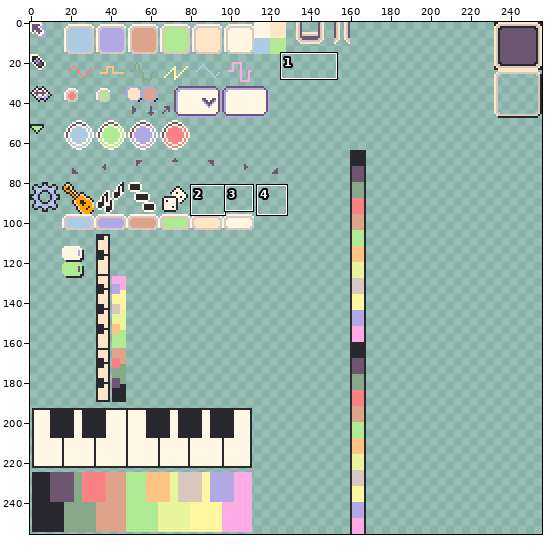
File history of a pixel-art file, tiny-cli/sfx-spritesheet.aseprite. Above: a wide view before the commit, with the close-up outlined.
Close-up. Before the commit:
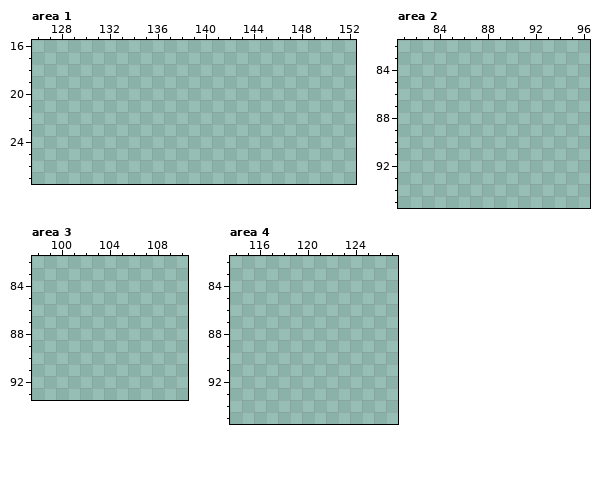
256x256 pixels, 1 frame. Shown: area 1: x 126..152, y 16..27; area 2: x 81..96, y 82..95; area 3: x 98..110, y 82..93; area 4: x 114..127, y 82..95. The commit also changed other parts of the picture, which this record leaves out.
And afterwards:
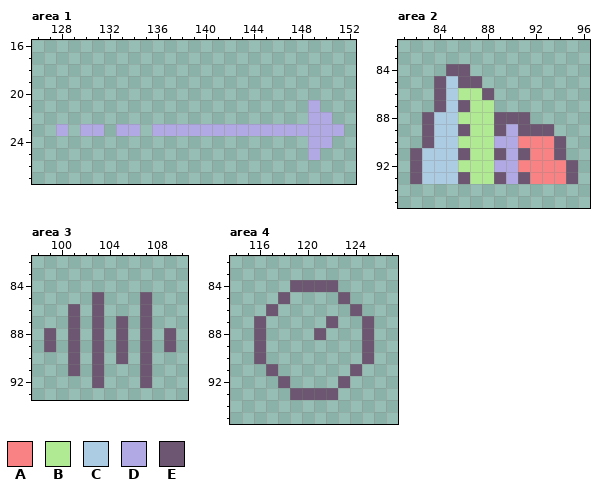
Palette (. is transparent): A #f98284  B #b0eb93  C #accce4  D #b0a9e4  E #6c5671
Change:
{"where": "area 1, layer \"Layer 1\""}
{"y":21,"x":149,"old":".","new":"D"}
{"y":22,"x":149,"old":"..","new":"DD"}
{"y":23,"x":128,"old":".","new":"D"}
{"y":23,"x":130,"old":"..","new":"DD"}
{"y":23,"x":133,"old":"..","new":"DD"}
{"y":23,"x":136,"old":"................","new":"DDDDDDDDDDDDDDDD"}
{"y":24,"x":149,"old":"..","new":"DD"}
{"y":25,"x":149,"old":".","new":"D"}
{"where": "area 2, layer \"Layer 1\""}
{"y":84,"x":85,"old":"..","new":"EE"}
{"y":85,"x":84,"old":"....","new":"ECEE"}
{"y":86,"x":84,"old":".....","new":"ECBBE"}
{"y":87,"x":84,"old":".....","new":"ECEBB"}
{"y":88,"x":83,"old":".........","new":"ECCBBBEEE"}
{"y":89,"x":83,"old":"...........","new":"ECCEBBEDEEE"}
{"y":90,"x":83,"old":"............","new":"ECCBBBDDAAAE"}
{"y":91,"x":82,"old":".............","new":"ECCCEBBEDEAAE"}
{"y":92,"x":82,"old":"..............","new":"ECCCBBBDDAAAAE"}
{"y":93,"x":82,"old":"..............","new":"ECCCEBBEDEAAAE"}
{"where": "area 3, layer \"Layer 1\""}
{"y":85,"x":103,"old":".","new":"E"}
{"y":85,"x":107,"old":".","new":"E"}
{"y":86,"x":101,"old":".","new":"E"}
{"y":86,"x":103,"old":".","new":"E"}
{"y":86,"x":107,"old":".","new":"E"}
{"y":87,"x":101,"old":".","new":"E"}
{"y":87,"x":103,"old":".","new":"E"}
{"y":87,"x":105,"old":".","new":"E"}
{"y":87,"x":107,"old":".","new":"E"}
{"y":88,"x":99,"old":".","new":"E"}
{"y":88,"x":101,"old":".","new":"E"}
{"y":88,"x":103,"old":".","new":"E"}
{"y":88,"x":105,"old":".","new":"E"}
{"y":88,"x":107,"old":".","new":"E"}
{"y":88,"x":109,"old":".","new":"E"}
{"y":89,"x":99,"old":".","new":"E"}
{"y":89,"x":101,"old":".","new":"E"}
{"y":89,"x":103,"old":".","new":"E"}
{"y":89,"x":105,"old":".","new":"E"}
{"y":89,"x":107,"old":".","new":"E"}
{"y":89,"x":109,"old":".","new":"E"}
{"y":90,"x":101,"old":".","new":"E"}
{"y":90,"x":103,"old":".","new":"E"}
{"y":90,"x":105,"old":".","new":"E"}
{"y":90,"x":107,"old":".","new":"E"}
{"y":91,"x":101,"old":".","new":"E"}
{"y":91,"x":103,"old":".","new":"E"}
{"y":91,"x":107,"old":".","new":"E"}
{"y":92,"x":103,"old":".","new":"E"}
{"y":92,"x":107,"old":".","new":"E"}
{"where": "area 4, layer \"Layer 1\""}
{"y":84,"x":119,"old":"....","new":"EEEE"}
{"y":85,"x":118,"old":".","new":"E"}
{"y":85,"x":123,"old":".","new":"E"}
{"y":86,"x":117,"old":".","new":"E"}
{"y":86,"x":124,"old":".","new":"E"}
{"y":87,"x":116,"old":".","new":"E"}
{"y":87,"x":122,"old":".","new":"E"}
{"y":87,"x":125,"old":".","new":"E"}
{"y":88,"x":116,"old":".","new":"E"}
{"y":88,"x":121,"old":".","new":"E"}
{"y":88,"x":125,"old":".","new":"E"}
{"y":89,"x":116,"old":".","new":"E"}
{"y":89,"x":125,"old":".","new":"E"}
{"y":90,"x":116,"old":".","new":"E"}
{"y":90,"x":125,"old":".","new":"E"}
{"y":91,"x":117,"old":".","new":"E"}
{"y":91,"x":124,"old":".","new":"E"}
{"y":92,"x":118,"old":".","new":"E"}
{"y":92,"x":123,"old":".","new":"E"}
{"y":93,"x":119,"old":"....","new":"EEEE"}
{"label":"added","picture_box":[56,100,344,160]}
{"label":"added","picture_box":[410,64,578,184]}
{"label":"added","picture_box":[44,292,176,388]}
{"label":"added","picture_box":[254,280,374,400]}
